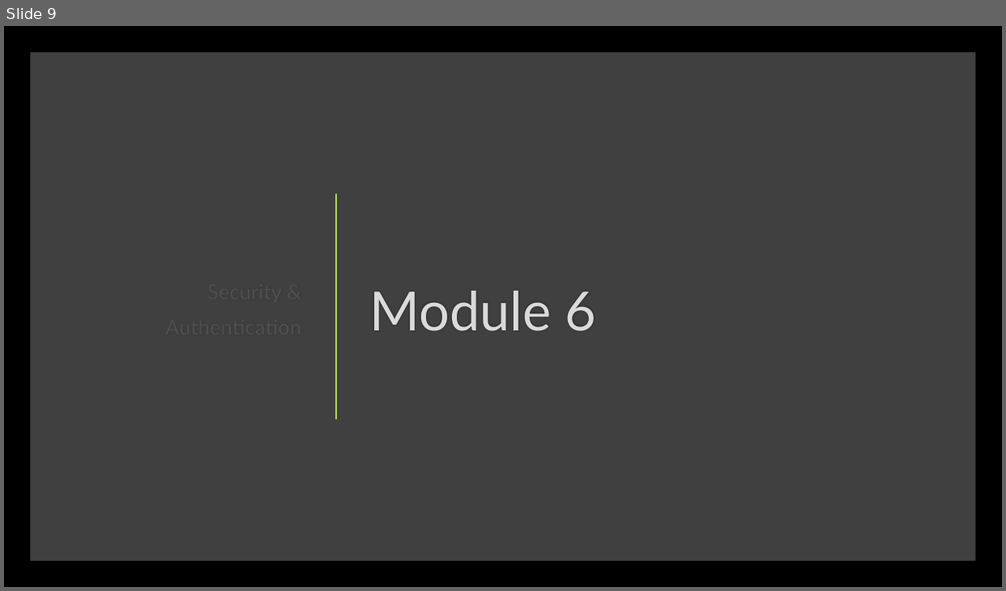
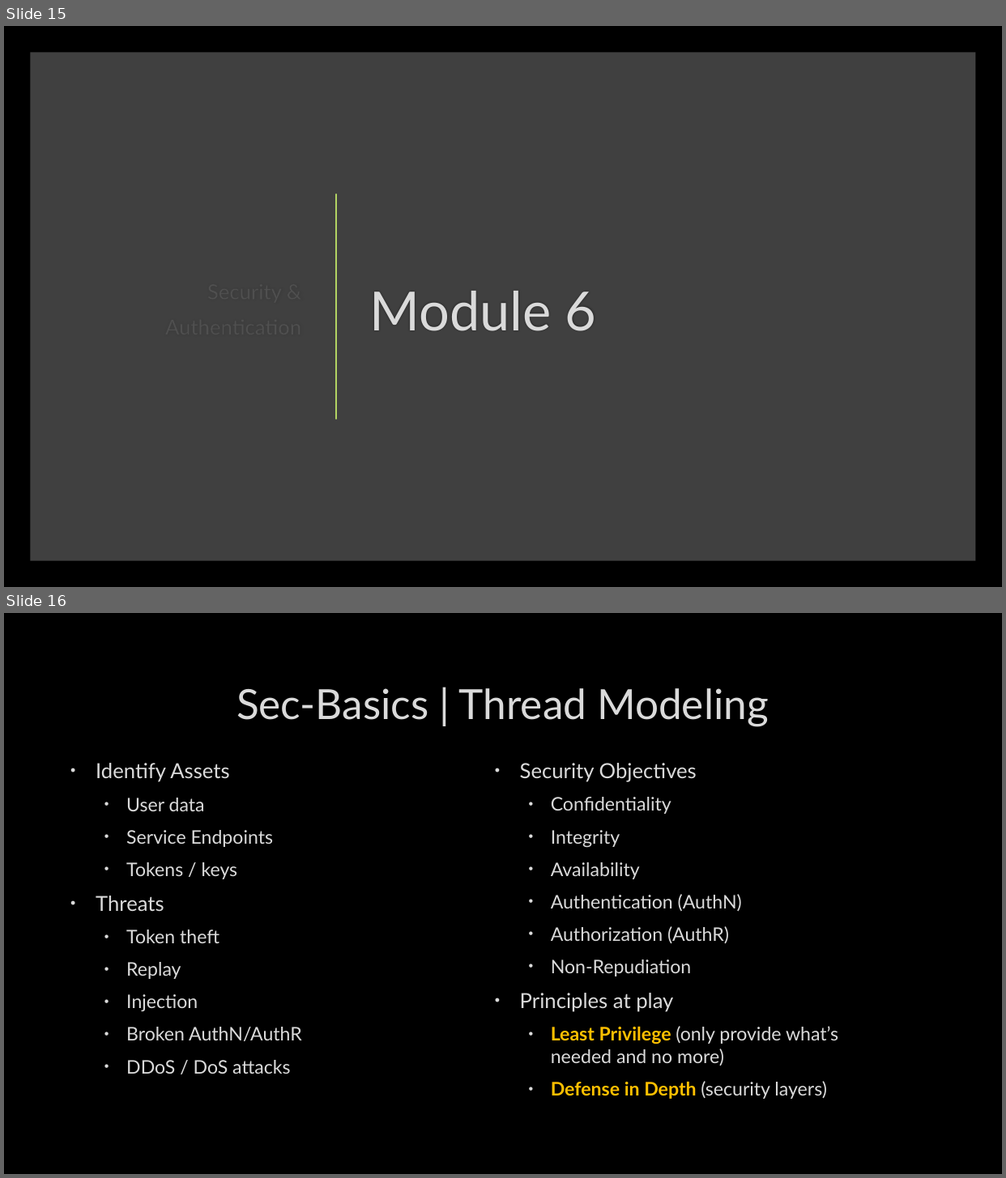
Before and after one commit to SheetMetalConnect/api-workshop, a slide deck: zzz-additional-documentation/Rest-Api-Design-Build-Run-Day-2.pptx. Shown one above the other, each under a label of ours: slide 9 before the commit, slides 15 and 16 after it. The pictures are 1006x591 and 1006x1178 pixels, drawn with LibreOffice and Linux fonts; fonts in the diff are those of the drawing; background and template pictures are left out. Boxes give left, top, right and bottom in pixels: in the first picture for what was removed or moved away, otherwise in the second. Text is boxed around its words. In the diff, an @@ line names an element or a change of style, - is before the commit and + after.

```diff
--- a/zzz-additional-documentation/Rest-Api-Design-Build-Run-Day-2.pptx
+++ b/zzz-additional-documentation/Rest-Api-Design-Build-Run-Day-2.pptx
@@ slide 16 added at [4,613,1002,1174], background picture (left out) @@
@@ title added at [236,688,768,726], 40 pt, text #DADADA @@
+Sec-Basics | Thread Modeling
@@ text added at [96,763,302,1074], 18 pt, text #DADADA @@
+• Identify Assets
+  • User data
+  • Service Endpoints
+  • Tokens / keys
+• Threats
+  • Token theft
+  • Replay
+  • Injection
+  • Broken AuthN/AuthR
+  • DDoS / DoS attacks
@@ text added at [520,763,838,1099], 18 pt, text #DADADA @@
+• Security Objectives
+  • Confidentiality
+  • Integrity
+  • Availability
+  • Authentication (AuthN)
+  • Authorization (AuthR)
+  • Non-Repudiation
+• Principles at play
+  • Least Privilege (only provide what’s needed and no more)
+  • Defense in Depth (security layers)
@@ what was slide 9 is now slide 15 @@
```
Also in this commit, not shown: 15 other slides added, 1 other file.
